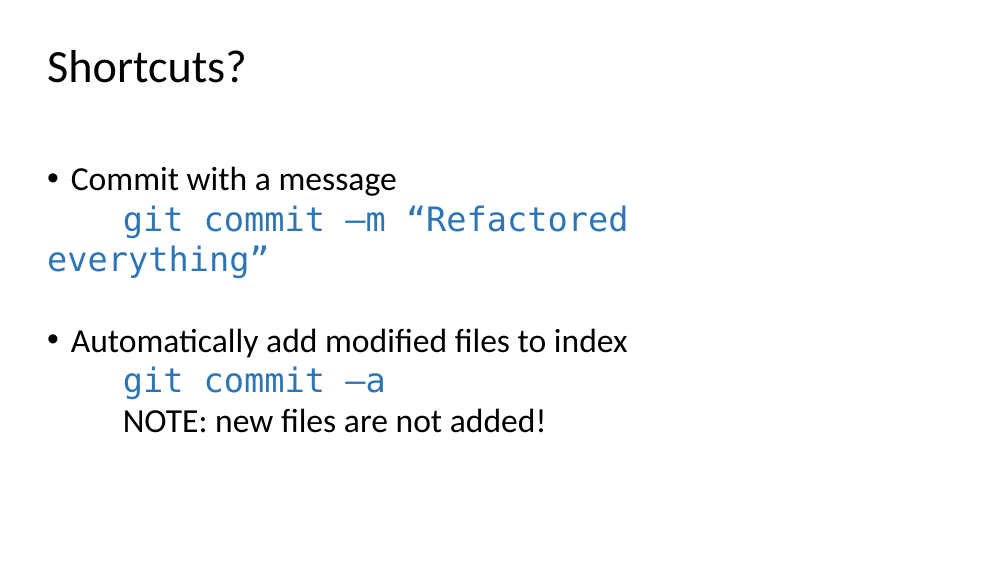
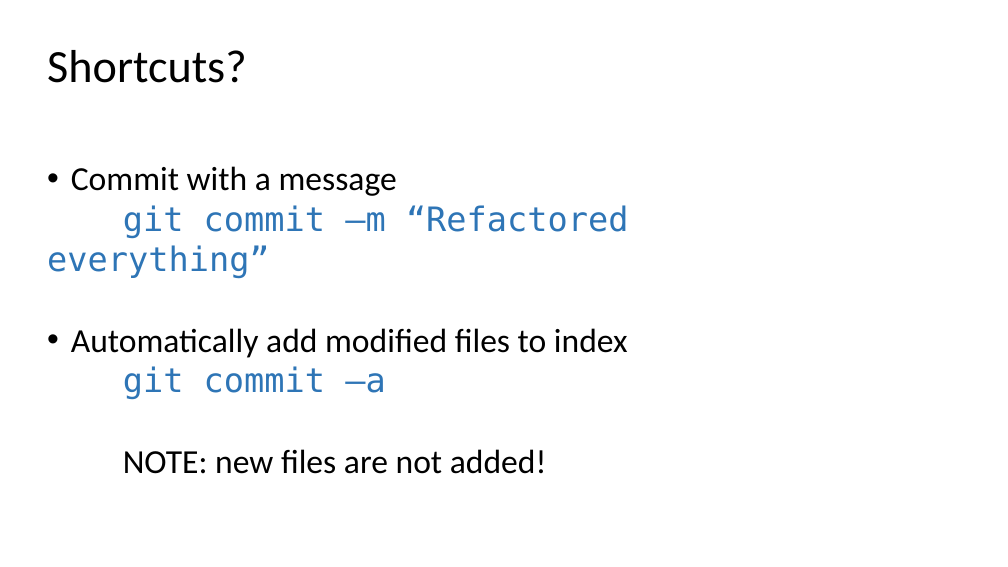
Before and after one commit to ogvolkov/git-101, a slide deck: slide 14 of git101.pptx. Drawn at 1008x567 pixels with LibreOffice and Linux fonts; fonts in the diff are those of the drawing. Boxes give left, top, right and bottom in pixels: in the first picture for what was removed or moved away, otherwise in the second. Text is boxed around its words. In the diff, an @@ line names an element or a change of style, - is before the commit and + after.

```diff
--- a/git101.pptx
+++ b/git101.pptx
@@ text "Commit with a message" rewrapped from (x1=47, y1=166, x2=629, y2=433) to (x1=47, y1=166, x2=629, y2=474) @@
```
Also in this commit, not shown: 4 other slides changed, 2 slides added, 3 slides removed.
